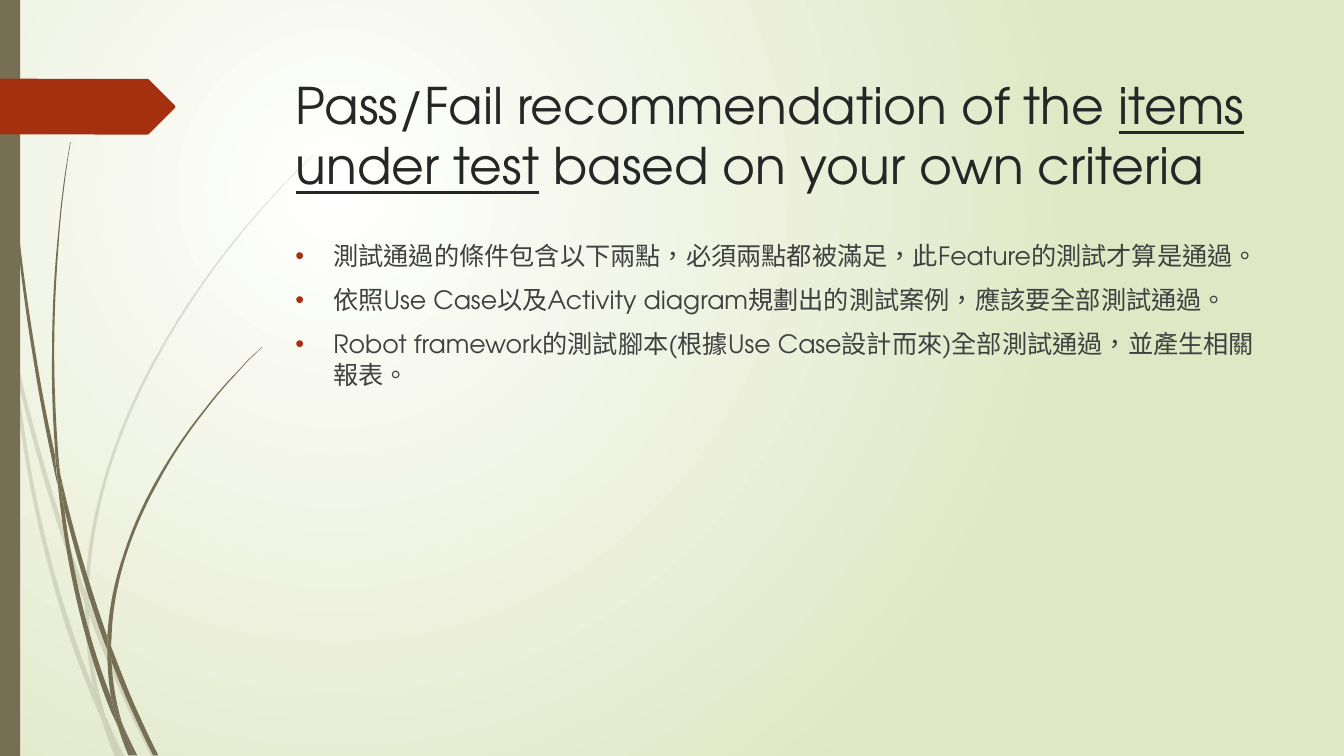
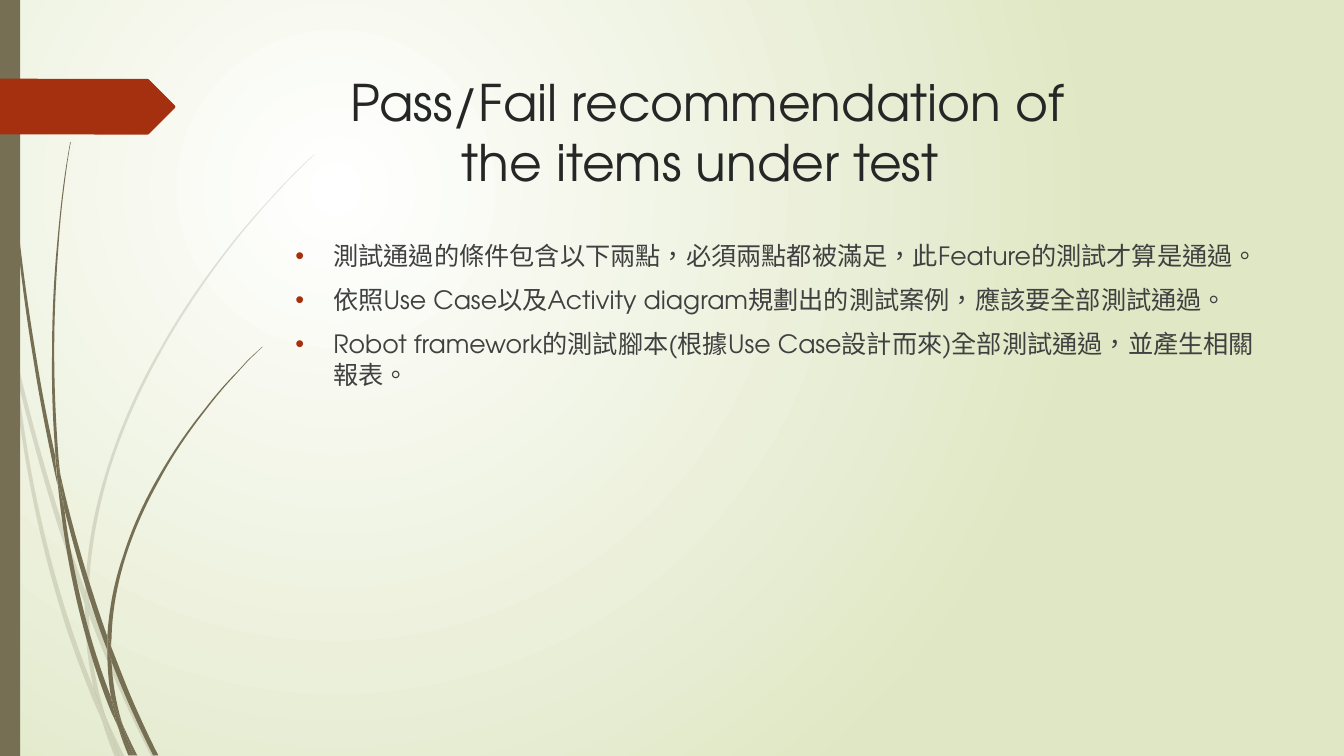
Before and after one commit to LeoLiu1209/STV_Sealnote, a slide deck: slide 11 of document/Final.pptx. Drawn at 1344x756 pixels with LibreOffice and Linux fonts; fonts in the diff are those of the drawing. Boxes give left, top, right and bottom in pixels: in the first picture for what was removed or moved away, otherwise in the second. Text is boxed around its words. In the diff, an @@ line names an element or a change of style, - is before the commit and + after.

```diff
--- a/document/Final.pptx
+++ b/document/Final.pptx
@@ title at (x1=350, y1=83, x2=1065, y2=182): text changed @@
-Pass/Fail recommendation of the items under test based on your own criteria
+Pass/Fail recommendation of the items under test
```
Also in this commit, not shown: 7 other slides changed, 1 other file.
